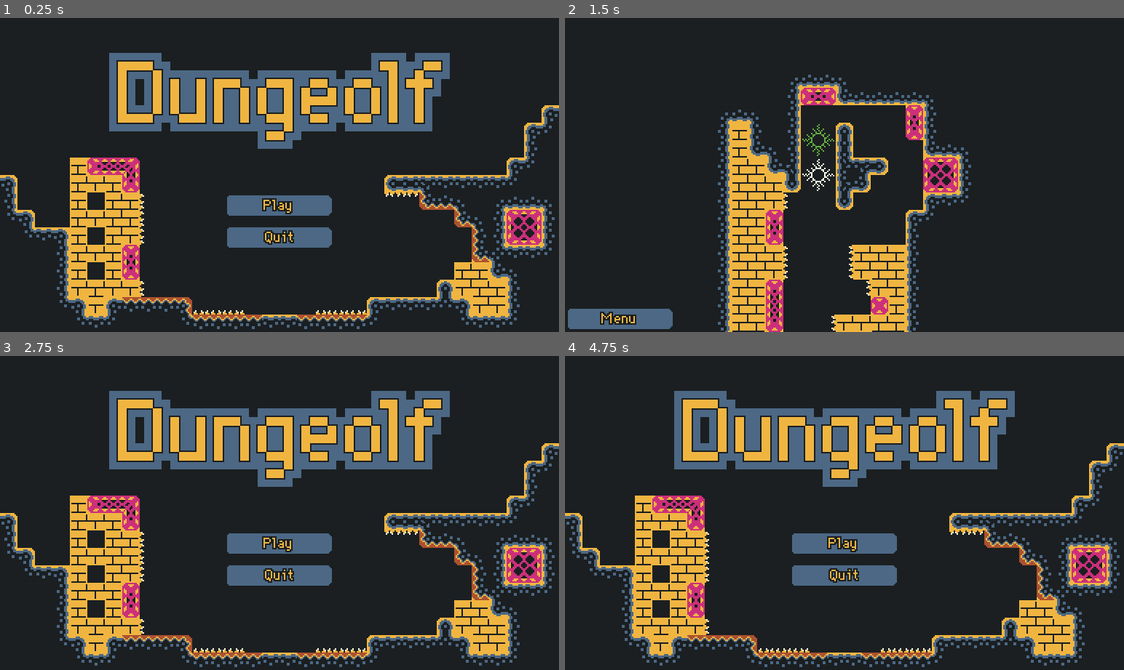
Above: before the commit, frames 1-4 (two rows, left to right).
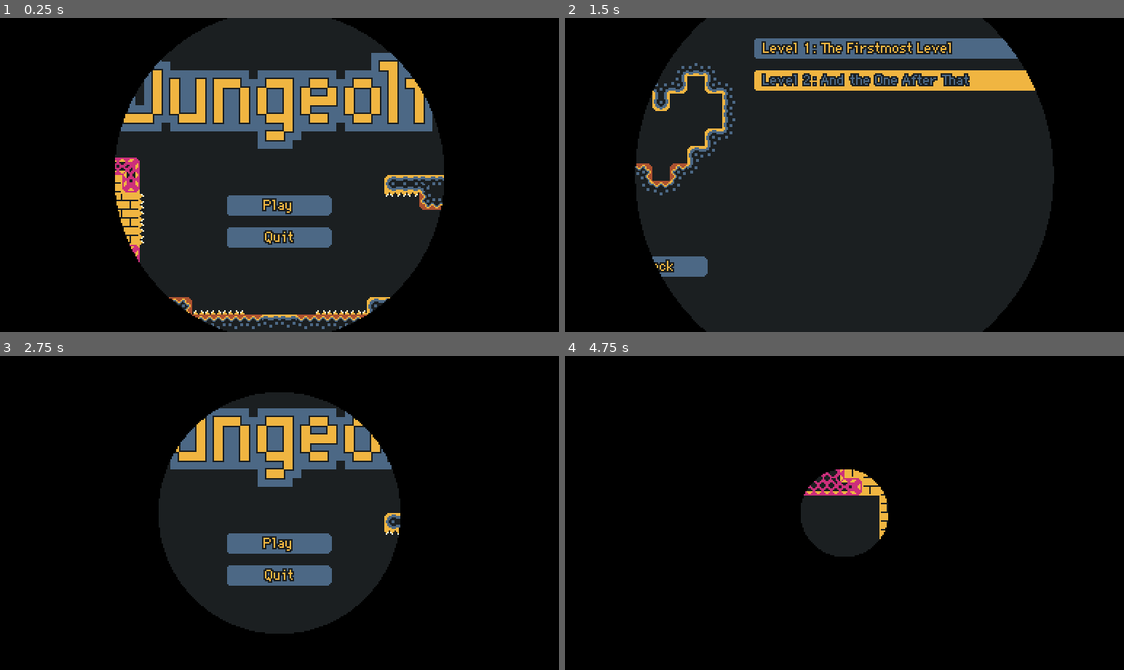
Above: after the commit, the same moments.

Repository: beneeno/dungeolf
Game: Godot game, scene res://Data/Scenes/UI/MainMenu.tscn
Same seed, same stepped clock (60 frames per second), same inputs: the game is played once before the commit and once after it. The engine's default icon, where the game draws it, is replaced by a stand-in: a white triangle on a blue panel in a dark square.
Inputs:
- Up to frame 1 (0.25 s): no input
- Up to frame 2 (1.5 s): click "Play" at 0.5 s; click "Level 2: And the One After Th…" at 1.25 s
- Up to frame 3 (2.75 s): click "Menu" at 2 s
- Up to frame 4 (4.75 s): click "Play" at 2.75 s; click "Level 1: The Firstmost Level" at 3.5 s; click "Menu" at 4.25 s

The runs differ from the first frame. In frame 1, 52% of the frame differs, in the area x 0-100%, y 0-100%; in frame 2, 51%; in frame 3, 74%; in frame 4, 98%.

Commit message:
smooth level circle transitions

Diff:
--- a/Data/Scenes/Levels/Level.tscn
+++ b/Data/Scenes/Levels/Level.tscn
@@ -1,9 +1,10 @@
-[gd_scene load_steps=5 format=2]
+[gd_scene load_steps=6 format=2]
 
 [ext_resource path="res://Data/Scenes/Actors/TileMapMain.tscn" type="PackedScene" id=1]
 [ext_resource path="res://icon.png" type="Texture" id=2]
 [ext_resource path="res://Data/Scripts/Level.gd" type="Script" id=3]
 [ext_resource path="res://Data/Resources/game_theme.tres" type="Theme" id=4]
+[ext_resource path="res://Data/Scenes/Levels/Transition.tscn" type="PackedScene" id=5]
 
 [node name="Level" type="Node2D"]
 script = ExtResource( 3 )
@@ -38,6 +39,8 @@
 theme = ExtResource( 4 )
 text = "Retry"
 
+[node name="Transition" parent="CanvasLayer" instance=ExtResource( 5 )]
+
 [node name="Camera2D" type="Camera2D" parent="."]
 current = true
 editor_draw_screen = false
@@ -51,3 +54,4 @@
 
 [connection signal="pressed" from="CanvasLayer/MenuButton" to="." method="_on_MenuButton_pressed"]
 [connection signal="pressed" from="CanvasLayer/RetryButton" to="." method="_on_RetryButton_pressed"]
+[connection signal="transition_out_done" from="CanvasLayer/Transition" to="." method="_on_Transition_transition_out_done"]
--- /dev/null
+++ b/Data/Scenes/Levels/Transition.tscn
@@ -0,0 +1,69 @@
+[gd_scene load_steps=6 format=2]
+
+[ext_resource path="res://Data/Scripts/Transition.gd" type="Script" id=1]
+
+[sub_resource type="Shader" id=1]
+code = "shader_type canvas_item;
+render_mode unshaded;
+
+uniform float circle_size : hint_range(0.0, 1.05);
+uniform float screen_width;
+uniform float screen_height;
+
+void fragment() {
+	float ratio = screen_width / screen_height;
+	float dist = distance(vec2(0.5, 0.5), vec2(mix(0.5, UV.x, ratio), UV.y));
+	COLOR.a = step(circle_size, dist);
+}"
+
+[sub_resource type="ShaderMaterial" id=2]
+shader = SubResource( 1 )
+shader_param/circle_size = 1.05
+shader_param/screen_width = 384.0
+shader_param/screen_height = 216.0
+
+[sub_resource type="Animation" id=5]
+resource_name = "transition_in"
+length = 0.5
+tracks/0/type = "value"
+tracks/0/path = NodePath(".:material:shader_param/circle_size")
+tracks/0/interp = 1
+tracks/0/loop_wrap = true
+tracks/0/imported = false
+tracks/0/enabled = true
+tracks/0/keys = {
+"times": PoolRealArray( 0, 0.5 ),
+"transitions": PoolRealArray( 1, 1 ),
+"update": 0,
+"values": [ 0.0, 1.05 ]
+}
+
+[sub_resource type="Animation" id=4]
+resource_name = "transition_out"
+length = 0.5
+tracks/0/type = "value"
+tracks/0/path = NodePath(".:material:shader_param/circle_size")
+tracks/0/interp = 1
+tracks/0/loop_wrap = true
+tracks/0/imported = false
+tracks/0/enabled = true
+tracks/0/keys = {
+"times": PoolRealArray( 0, 0.5 ),
+"transitions": PoolRealArray( 1, 1 ),
+"update": 0,
+"values": [ 1.05, 0.0 ]
+}
+
+[node name="Transition" type="ColorRect"]
+material = SubResource( 2 )
+margin_right = 384.0
+margin_bottom = 216.0
+mouse_filter = 2
+color = Color( 0, 0, 0, 1 )
+script = ExtResource( 1 )
+
+[node name="AnimationPlayer" type="AnimationPlayer" parent="."]
+anims/transition_in = SubResource( 5 )
+anims/transition_out = SubResource( 4 )
+
+[connection signal="animation_finished" from="AnimationPlayer" to="." method="_on_AnimationPlayer_animation_finished"]
--- a/Data/Scenes/UI/MainMenu.tscn
+++ b/Data/Scenes/UI/MainMenu.tscn
@@ -1,10 +1,11 @@
-[gd_scene load_steps=9 format=2]
+[gd_scene load_steps=10 format=2]
 
 [ext_resource path="res://Data/Scripts/MainMenu.gd" type="Script" id=1]
 [ext_resource path="res://addons/SmoothScroll/SmoothScrollContainer.gd" type="Script" id=2]
 [ext_resource path="res://Data/Resources/game_theme.tres" type="Theme" id=3]
 [ext_resource path="res://Assets/title.png" type="Texture" id=4]
 [ext_resource path="res://Data/Scenes/Actors/TileMapMain.tscn" type="PackedScene" id=5]
+[ext_resource path="res://Data/Scenes/Levels/Transition.tscn" type="PackedScene" id=6]
 
 [sub_resource type="Animation" id=4]
 resource_name = "Levels_Close"
@@ -211,6 +212,9 @@
 margin_right = 256.0
 size_flags_horizontal = 3
 
+[node name="Transition" parent="." instance=ExtResource( 6 )]
+
 [connection signal="pressed" from="Menu/PlayButton" to="." method="_on_PlayButton_pressed"]
 [connection signal="pressed" from="Menu/QuitButton" to="." method="_on_QuitButton_pressed"]
 [connection signal="pressed" from="LevelsBackButton" to="." method="_on_LevelsBackButton_pressed"]
+[connection signal="transition_out_done" from="Transition" to="." method="_on_Transition_transition_out_done"]
--- a/Data/Scripts/Level.gd
+++ b/Data/Scripts/Level.gd
@@ -4,6 +4,8 @@
 export var CamPath : NodePath
 export var CamTargetPath : NodePath
 
+var complete = false
+var menu_clicked = false #This is beyond sloppy. I'm getting lazy. Must finish project soon.
 var next_level_path
 var _cam_lastpos = Vector2()
 var _is_panning = false
@@ -17,8 +19,11 @@
 var _cam_down = int()
 
 onready var _vp = get_viewport_rect().size / 2
+onready var transition = $CanvasLayer/Transition
 
 func _ready():
+	transition.transition_in()
+
 	# Load next level
 	var file = File.new()
 	if file.file_exists("res://Data/Scenes/Levels/Level" + str(int(filename) + 1) + ".tscn"):
@@ -163,19 +168,30 @@
 		t.global_position = tpos
 
 func level_complete():
-	var error = get_tree().change_scene(next_level_path)
-	if error != OK:
-		push_error(str(error))
+	complete = true
+	transition.transition_out()
 
 func level_failed():
 	$CanvasLayer/RetryButton.visible = true
 
+func _on_Transition_transition_out_done():
+	if menu_clicked == true:
+		var error = get_tree().change_scene("res://Data/Scenes/UI/MainMenu.tscn")
+		if error != OK:
+			push_error(str(error))
+	else:
+		if complete == true:
+			var error = get_tree().change_scene(next_level_path)
+			if error != OK:
+				push_error(str(error))
+		elif complete == false:
+			var error = get_tree().reload_current_scene()
+			if error != OK:
+				push_error(str(error))
+
 func _on_MenuButton_pressed():
-	var error = get_tree().change_scene("res://Data/Scenes/UI/MainMenu.tscn")
-	if error != OK:
-		push_error(str(error))
+	menu_clicked = true
+	transition.transition_out()
 
 func _on_RetryButton_pressed():
-	var error = get_tree().reload_current_scene()
-	if error != OK:
-		push_error(str(error))
+	transition.transition_out()
--- a/Data/Scripts/LevelButton.gd
+++ b/Data/Scripts/LevelButton.gd
@@ -1,11 +1,12 @@
 extends Button
+
+signal next_level
 
 var level_path
 
-func _init():
-	pass
+func _ready():
+# warning-ignore:return_value_discarded
+	connect("next_level", get_node("../../.."), "_next_level")
 
 func _on_LevelButton_pressed():
-	var error = get_tree().change_scene(level_path)
-	if error != OK:
-		push_error(str(error))
+	emit_signal("next_level", level_path)
--- a/Data/Scripts/MainMenu.gd
+++ b/Data/Scripts/MainMenu.gd
@@ -2,8 +2,13 @@
 
 var levels = LevelNames.dict
 var Level = preload("res://Data/Scenes/UI/LevelButton.tscn")
+var next_level
+var quit_pressed = false
+
+onready var transition = $Transition
 
 func _ready():
+	transition.transition_in()
 	# Create level list, use autoloaded LevelNames dictionary for names
 	for i in levels:
 		var name = levels[i]
@@ -19,8 +24,21 @@
 
 func _on_QuitButton_pressed():
 	if not $AnimationPlayer.is_playing():
-		get_tree().quit()
+		quit_pressed = true
+		transition.transition_out()
 
 func _on_LevelsBackButton_pressed():
 	if not $AnimationPlayer.is_playing():
 		$AnimationPlayer.play("Levels_Close")
+
+func _next_level(level_path):
+	next_level = level_path
+	transition.transition_out()
+
+func _on_Transition_transition_out_done():
+	if quit_pressed == true:
+		get_tree().quit()
+	else:
+		var error = get_tree().change_scene(next_level)
+		if error != OK:
+			push_error(str(error))
--- /dev/null
+++ b/Data/Scripts/Transition.gd
@@ -0,0 +1,18 @@
+extends ColorRect
+
+signal transition_out_done
+signal transition_in_done
+
+onready var anim_player = $AnimationPlayer
+
+func transition_out():
+	anim_player.play("transition_out")
+
+func transition_in():
+	anim_player.play("transition_in")
+
+func _on_AnimationPlayer_animation_finished(anim_name):
+	if anim_name == "transition_out":
+		emit_signal("transition_out_done")
+	elif anim_name == "transition_in":
+		emit_signal("transition_in_done")
--- a/project.godot
+++ b/project.godot
@@ -18,6 +18,10 @@
 [autoload]
 
 LevelNames="*res://Data/Scripts/LevelNames.gd"
+
+[debug]
+
+gdscript/warnings/return_value_discarded=false
 
 [display]
 
